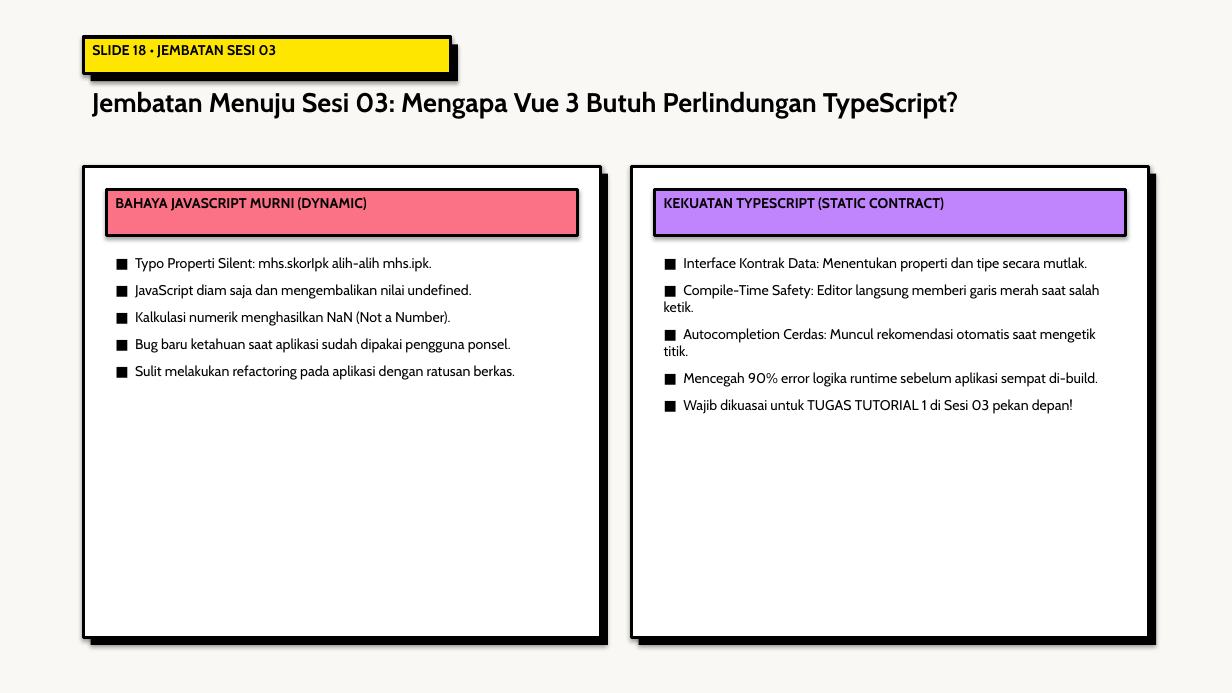
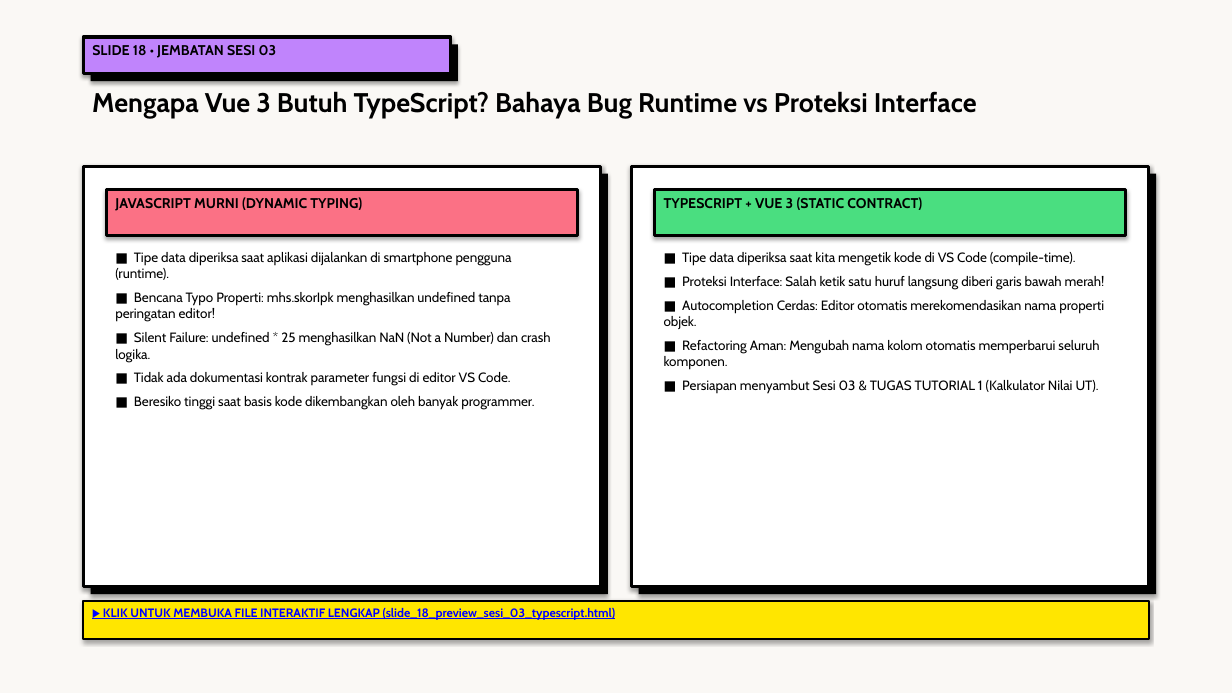
Before and after one commit to antonprafanto/tuweb_mobile2025, a slide deck: slide 18 of slide_presentasi/SESI_02_Frontend_Modern_Vue.pptx. Drawn at 1232x693 pixels with LibreOffice and Linux fonts; fonts in the diff are those of the drawing. Boxes give left, top, right and bottom in pixels: in the first picture for what was removed or moved away, otherwise in the second. Text is boxed around its words. In the diff, an @@ line names an element or a change of style, - is before the commit and + after.

Commit message:
feat(sesi-02): audit tuntas 18 file html ramah awam diagram svg pptx neobrutalism dan naskah mermaid

```diff
--- a/slide_presentasi/SESI_02_Frontend_Modern_Vue.pptx
+++ b/slide_presentasi/SESI_02_Frontend_Modern_Vue.pptx
@@ rectangle at bbox=[83, 37, 451, 74]: fill #FFE600 to #C084FC @@
@@ text at bbox=[92, 91, 977, 119]: text changed @@
-Jembatan Menuju Sesi 03: Mengapa Vue 3 Butuh Perlindungan TypeScript?
+Mengapa Vue 3 Butuh TypeScript? Bahaya Bug Runtime vs Proteksi Interface
@@ rectangle: place and size @@
-rectangle at bbox=[83, 166, 601, 638]
+rectangle at bbox=[83, 166, 601, 587]
@@ rectangle: place and size @@
-rectangle at bbox=[91, 174, 608, 645]
+rectangle at bbox=[91, 174, 608, 594]
@@ rectangle: place and size @@
-rectangle at bbox=[631, 166, 1149, 638]
+rectangle at bbox=[631, 166, 1149, 587]
@@ rectangle: place and size @@
-rectangle at bbox=[639, 174, 1156, 645]
+rectangle at bbox=[639, 174, 1156, 594]
@@ text at bbox=[115, 197, 362, 211]: text changed @@
-BAHAYA JAVASCRIPT MURNI (DYNAMIC)
+JAVASCRIPT MURNI (DYNAMIC TYPING)
@@ rectangle at bbox=[654, 189, 1126, 236]: fill #C084FC to #4ADE80 @@
@@ text at bbox=[664, 197, 922, 210]: text changed @@
-KEKUATAN TYPESCRIPT (STATIC CONTRACT)
+TYPESCRIPT + VUE 3 (STATIC CONTRACT)
@@ text at bbox=[115, 252, 551, 410]: text changed; size 11 to 10.5 pt @@
-■ Typo Properti Silent: mhs.skorIpk alih-alih mhs.ipk.
-■ JavaScript diam saja dan mengembalikan nilai undefined.
-■ Kalkulasi numerik menghasilkan NaN (Not a Number).
-■ Bug baru ketahuan saat aplikasi sudah dipakai pengguna ponsel.
-■ Sulit melakukan refactoring pada aplikasi dengan ratusan berkas.
+■ Tipe data diperiksa saat aplikasi dijalankan di smartphone pengguna (runtime).
+■ Bencana Typo Properti: mhs.skorIpk menghasilkan undefined tanpa peringatan editor!
+■ Silent Failure: undefined * 25 menghasilkan NaN (Not a Number) dan crash logika.
+■ Tidak ada dokumentasi kontrak parameter fungsi di editor VS Code.
+■ Beresiko tinggi saat basis kode dikembangkan oleh banyak programmer.
@@ text at bbox=[664, 252, 1105, 394]: text changed; size 11 to 10.5 pt @@
-■ Interface Kontrak Data: Menentukan properti dan tipe secara mutlak.
-■ Compile-Time Safety: Editor langsung memberi garis merah saat salah ketik.
-■ Autocompletion Cerdas: Muncul rekomendasi otomatis saat mengetik titik.
-■ Mencegah 90% error logika runtime sebelum aplikasi sempat di-build.
-■ Wajib dikuasai untuk TUGAS TUTORIAL 1 di Sesi 03 pekan depan!
+■ Tipe data diperiksa saat kita mengetik kode di VS Code (compile-time).
+■ Proteksi Interface: Salah ketik satu huruf langsung diberi garis bawah merah!
+■ Autocompletion Cerdas: Editor otomatis merekomendasikan nama properti objek.
+■ Refactoring Aman: Mengubah nama kolom otomatis memperbarui seluruh komponen.
+■ Persiapan menyambut Sesi 03 & TUGAS TUTORIAL 1 (Kalkulator Nilai UT).
@@ rectangle added at bbox=[83, 601, 1149, 640], fill #FFE600, outline #000000 1.5 pt @@
@@ text added at bbox=[103, 608, 616, 620], 9.5 pt, text #0000FF, bold, underline @@
+▶ KLIK UNTUK MEMBUKA FILE INTERAKTIF LENGKAP (slide_18_preview_sesi_03_typescript.html)
```
Also in this commit, not shown: 15 other slides changed, 2 slides added, 2 slides removed, 21 other files.
